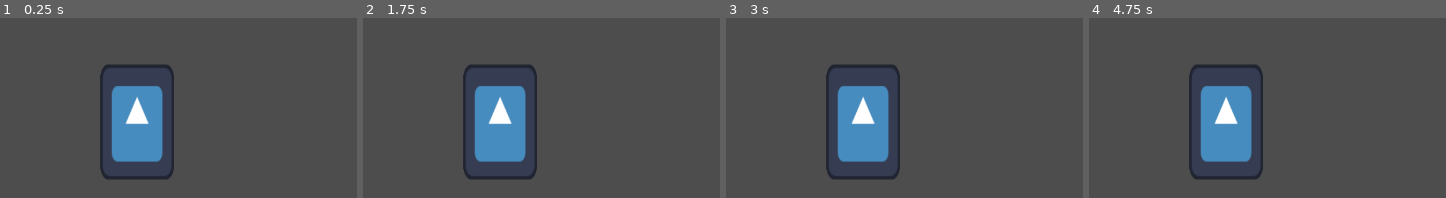
Above: before the commit, frames 1-4 (left to right).
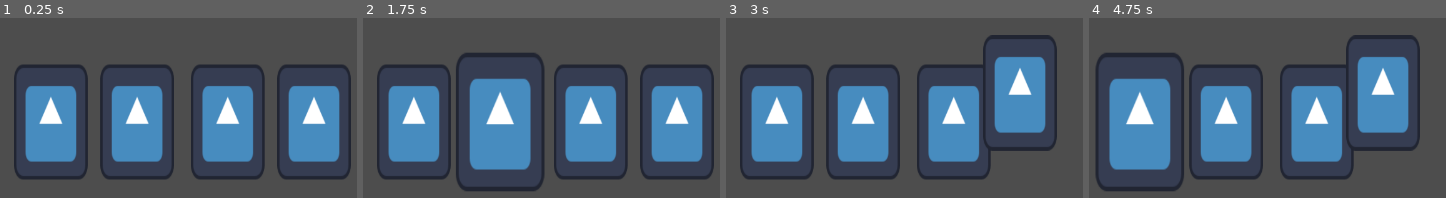
Above: after the commit, the same moments.

Repository: fabio98p/Godot_jam_Brackeys_2025.2
Game: Godot game, scene res://Cards/card_manager.tscn
Same seed, same stepped clock (60 frames per second), same inputs: the game is played once before the commit and once after it. This scene is started directly instead of the project's main scene. The engine's default icon, where the game draws it, is replaced by a stand-in: a white triangle on a blue panel in a dark square.
Inputs (mouse positions are in pixels of both pictures, inside the frame that each line leads up to):
- Up to frame 1 (0.25 s): no input
- Up to frame 2 (1.75 s): tap Enter at 0.5 s; move the mouse to (outside the picture) at 0.52 s; click (outside the picture) at 0.67 s; tap Space at 1.25 s; drag from (outside the picture) to (498, 122) at 1.27 s
- Up to frame 3 (3 s): tap Enter at 2 s; move the mouse to (1018, 93) at 2.02 s; click (1018, 93) at 2.17 s; tap Space at 2.75 s; drag from (outside the picture) to (861, 122) at 2.77 s
- Up to frame 4 (4.75 s): tap Enter at 3.5 s; move the mouse to (outside the picture) at 3.52 s; click (outside the picture) at 3.67 s; tap Space at 4.25 s; drag from (outside the picture) to (1181, 79) at 4.27 s

The runs differ from the first frame. In frame 1, 24% of the frame differs, in the area x 3-99%, y 26-90%; in frame 2, 31%, in the area x 3-99%, y 19-97%; in frame 3, 23%; in frame 4, 27%.
Error after the commit: Invalid assignment of property or key 'scale' with value of type 'Vector2' on a base object of type 'Nil'. (res://Cards/card_manager.gd:78)

Commit message:
card signals

Diff:
--- a/Cards/Card.tscn
+++ b/Cards/Card.tscn
@@ -37,3 +37,6 @@
 [node name="CollisionShape2D" type="CollisionShape2D" parent="Area2D"]
 scale = Vector2(5.8, 8.92)
 shape = SubResource("RectangleShape2D_ie34q")
+
+[connection signal="mouse_entered" from="Area2D" to="." method="_on_area_2d_mouse_entered"]
+[connection signal="mouse_exited" from="Area2D" to="." method="_on_area_2d_mouse_exited"]
--- a/Cards/card.gd
+++ b/Cards/card.gd
@@ -1,3 +1,15 @@
 extends Node2D
 
 @export var cardResource: CardResource
+signal hovered
+signal hovered_off
+
+func _ready() -> void:
+	get_parent().get_parent().connect_card_signals(self)
+
+func _on_area_2d_mouse_entered() -> void:
+	emit_signal("hovered", self)
+
+
+func _on_area_2d_mouse_exited() -> void:
+	emit_signal("hovered_off", self)
--- a/Cards/card_manager.gd
+++ b/Cards/card_manager.gd
@@ -5,15 +5,48 @@
 var screen_size
 var card
 var card_being_dragged
+var is_hovering_on_card
+@export var scaleX: float
+@export var scaleY: float
 
 func _input(event: InputEvent) -> void:
 	if event is InputEventMouseButton and event.button_index == MOUSE_BUTTON_LEFT:
 		if event.pressed:
 			card = raycast_check_for_card()
 			if card:
-				card_being_dragged = card
+				#card_being_dragged = card
+				start_drag(card)
 		else:
-			card_being_dragged = null
+			finish_drag()
+
+
+func connect_card_signals(card):
+	card.connect("hovered", on_hovered_over_card)
+	card.connect("hovered_off", on_hovered_off_card)
+
+
+
+func on_hovered_over_card(card):
+	if !is_hovering_on_card:
+		is_hovering_on_card = true
+		highlight_card(card, true)
+
+func on_hovered_off_card(card):
+	if !card_being_dragged:
+		highlight_card(card, false)
+		var new_card_hovered = raycast_check_for_card()
+		if new_card_hovered:
+			highlight_card(new_card_hovered, true)
+		else:
+			is_hovering_on_card = false
+
+func highlight_card(card, hovered):
+	if hovered:
+		card.scale = Vector2(scaleX,scaleY)
+		card.z_index = 2
+	else:
+		card.scale = Vector2(1, 1)
+		card.z_index = 1
 
 func raycast_check_for_card():
 	var space_state = get_world_2d().direct_space_state
@@ -23,10 +56,27 @@
 	parameters.collision_mask = COLLISION_MASK_CARD
 	var result = space_state.intersect_point(parameters)
 	if result.size() > 0:
-		return result[0].collider.get_parent()
+		#return result[0].collider.get_parent()
+		return get_card_with_highest_z_index(result)
 	return null
 
+func get_card_with_highest_z_index(cards):
+	var highest_z_card = cards[0].collider.get_parent()
+	var highest_z_index = highest_z_card.z_index
 
+	for i in range(1, cards.size()):
+		var current_card = cards[i].collider.get_parent()
+		if current_card.z_index > highest_z_index:
+			highest_z_card = current_card
+			highest_z_index = current_card.z_index
+	return highest_z_card
+
+func start_drag(card):
+	card_being_dragged = card
+	card.scale = Vector2(1, 1)
+func finish_drag():
+	card_being_dragged.scale = Vector2(scaleX, scaleY)
+	card_being_dragged = null
 
 # Called when the node enters the scene tree for the first time.
 func _ready() -> void:
--- a/Cards/card_manager.tscn
+++ b/Cards/card_manager.tscn
@@ -5,6 +5,8 @@
 
 [node name="CardManager" type="Node2D"]
 script = ExtResource("1_cpwxc")
+scaleX = 1.2
+scaleY = 1.2
 
 [node name="Cards" type="Node" parent="."]
 
@@ -12,10 +14,10 @@
 position = Vector2(517, 248)
 
 [node name="Card2" parent="Cards" instance=ExtResource("2_fkyc7")]
-position = Vector2(517, 248)
+position = Vector2(379, 248)
 
 [node name="Card3" parent="Cards" instance=ExtResource("2_fkyc7")]
-position = Vector2(517, 248)
+position = Vector2(662, 248)
 
 [node name="Card4" parent="Cards" instance=ExtResource("2_fkyc7")]
-position = Vector2(517, 248)
+position = Vector2(800, 248)
Not shown: 1 places in Cards/Card.tscn that only renumber resources
